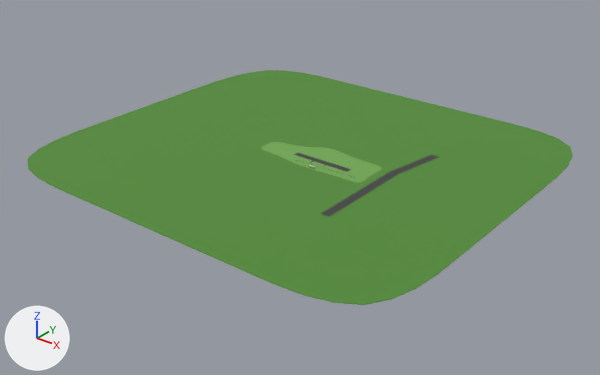
Two versions of the glTF model Art/Locations/BadgerField/BadgerField.glb, one commit apart.
Camera for both pictures: a 50 mm lens placed at (597.0, -792.0, 443.0), pointed at (-29.0, -10.0, -42.0). The lights are fixed; the arrows at lower left show +X, +Y and +Z. Objects named as collision shapes, trigger or cutter boxes, shadow casters or lower levels of detail are left out. Where no turn or scale is listed for an object, it has been applied to the vertices.

Objects in the first picture: 'Field-col', 'Outfield-col', 'Road'.
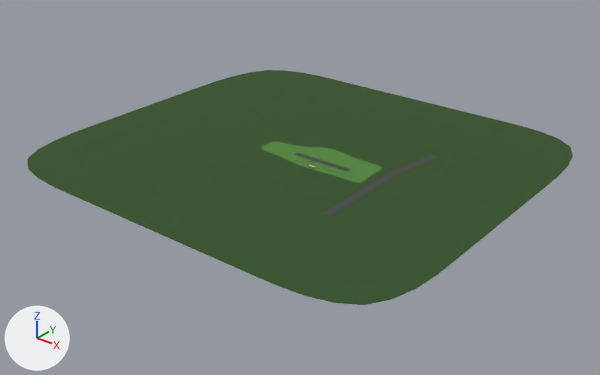
Changed parts and their boxes (x1, y1, x2, y2) in the pictures (600 x 375 px):
'Outfield-col', recoloured: (27, 70, 573, 305) in both
'Field-col', recoloured: (261, 142, 382, 183) in both

Diff of the bpy script that builds the scene:
```diff
--- a/Art/Locations/BadgerField/BadgerField.glb.py
+++ b/Art/Locations/BadgerField/BadgerField.glb.py
@@ mat_grass @@
 mat_grass = principled_material('Grass')
-mat_grass.base_color = (0.169, 0.391, 0.0888)  # green #72a854
+mat_grass.base_color = (0.0778, 0.233, 0.0388)  # green #4f8537
 mat_grass.roughness = 0.891
@@ mat_outfield_grass @@
 mat_outfield_grass = principled_material('Outfield Grass')
-mat_outfield_grass.base_color = (0.0891, 0.262, 0.0417)  # green #548c3a
+mat_outfield_grass.base_color = (0.0299, 0.0808, 0.0152)  # dark green #305021
 mat_outfield_grass.roughness = 0.95
```
